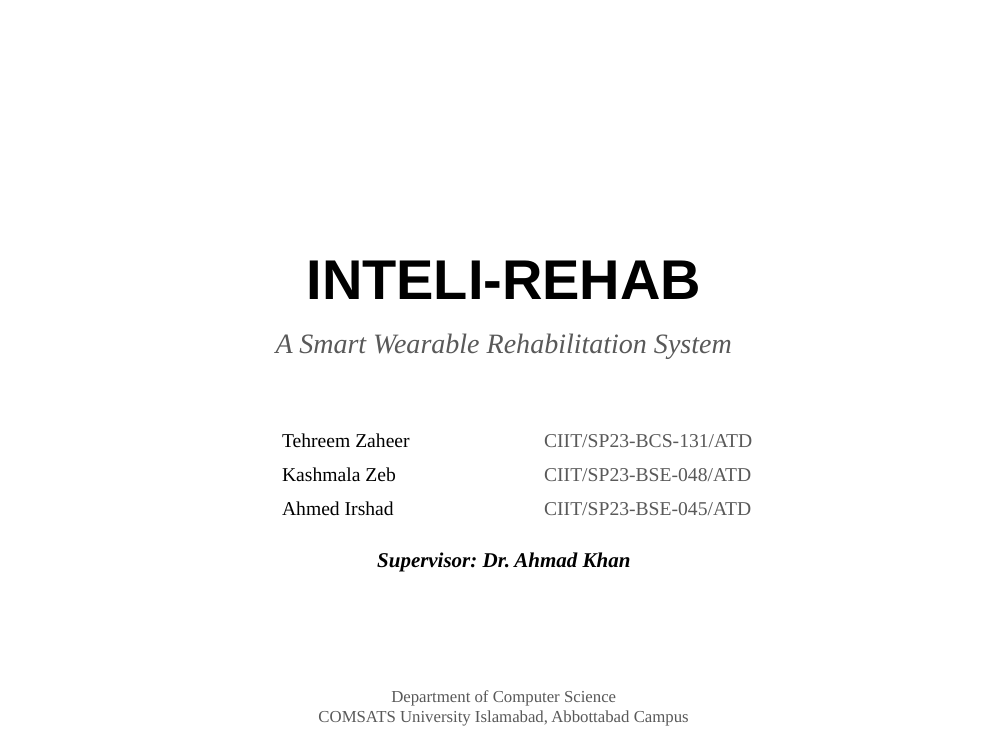
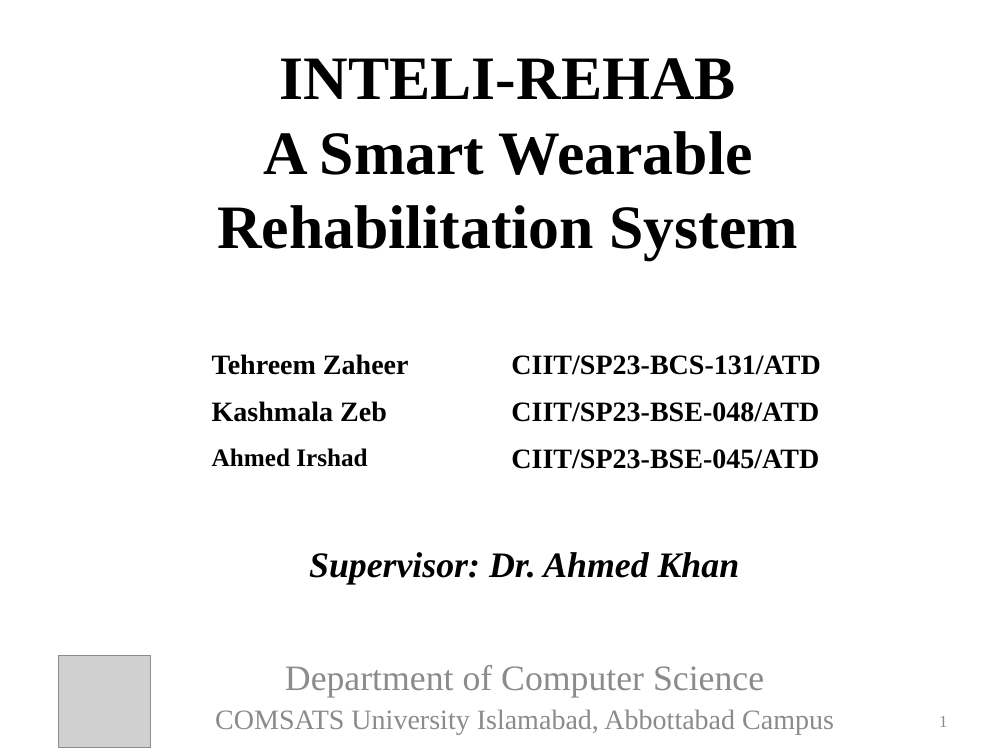
Before and after one commit to Tehreem-cmpsc/intelirehab, a slide deck: slide 1 of docs/presentations/InteliRehab_60_Percent_Presentation.pptx. Drawn at 1008x756 pixels with LibreOffice and Linux fonts; fonts in the diff are those of the drawing; grey boxes stand for pictures. Boxes give left, top, right and bottom in pixels: in the first picture for what was removed or moved away, otherwise in the second. Text is boxed around its words. In the diff, an @@ line names an element or a change of style, - is before the commit and + after.

```diff
--- a/docs/presentations/InteliRehab_60_Percent_Presentation.pptx
+++ b/docs/presentations/InteliRehab_60_Percent_Presentation.pptx
@@ title at <box>217,58,799,259</box>: text changed; size 20 to 44.1 pt; text colour #595959 to #000000; bold on; italic off @@
-A Smart Wearable Rehabilitation System
+INTELI-REHAB
+A Smart Wearable Rehabilitation System
@@ text removed at <box>307,260,701,299</box> @@
-INTELI-REHAB
@@ table added at <box>202,345,932,496</box>, 3 rows, 2 columns @@
+Tehreem Zaheer | CIIT/SP23-BCS-131/ATD
+Kashmala Zeb | CIIT/SP23-BSE-048/ATD
+Ahmed Irshad | CIIT/SP23-BSE-045/ATD
@@ text removed at <box>282,433,409,516</box> @@
-Tehreem Zaheer
-Kashmala Zeb
-Ahmed Irshad
@@ text removed at <box>544,434,752,515</box> @@
-CIIT/SP23-BCS-131/ATD
-CIIT/SP23-BSE-048/ATD
-CIIT/SP23-BSE-045/ATD
@@ subtitle "Supervisor: Dr. Ahmed Khan" at <box>309,552,740,585</box>: vertical alignment middle to top @@
@@ subtitle at <box>309,552,740,585</box>: text changed; size 15 to 25.6 pt @@
-Supervisor: Dr. Ahmad Khan
+Supervisor: Dr. Ahmed Khan
@@ picture added at <box>58,655,150,747</box> @@
@@ text "Department of Computer Science": place and size @@
-text "Department of Computer Science" at <box>318,690,689,726</box>
+text "Department of Computer Science" at <box>215,665,834,734</box>
@@ text "Department of Computer Science" at <box>215,665,834,734</box>: size 12 to 25.5 pt in "Department of Computer Science"; text colour #595959 to #8C8C8C; size 12 to 20 pt in "COMSATS University Islamabad, Abbottabad Campus"; line spacing 1 to 0.9; more space between paragraphs; vertical alignment middle to top @@
@@ page number added at <box>939,716,947,727</box>, 12 pt, text #8C8C8C @@
+1
```
Also in this commit, not shown: 12 other slides changed, 24 slides added, 12 slides removed, 55 other files.
